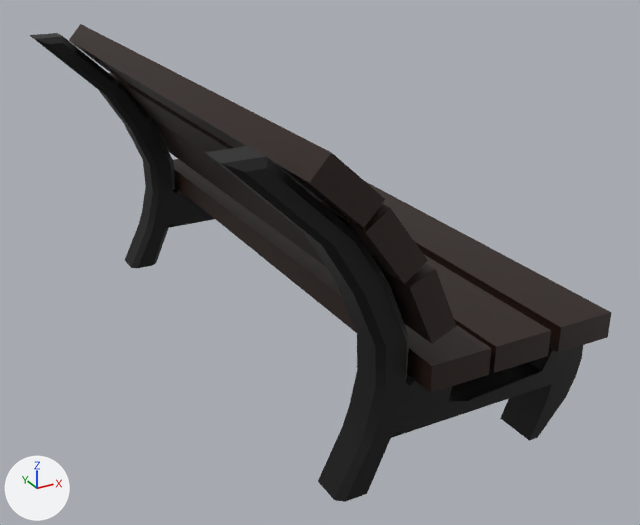
A saved change to the FBX model creativejam/Content/Geometry/FBX/SM_Bench.fbx.
One viewpoint serves both versions: a 50 mm camera at (-2.81, -4.74, 2.92) aimed at (-0.28, -0.14, 0.62). Arrows for +X, +Y and +Z are at lower left; the lights stay in place. Objects named as collision shapes, trigger or cutter boxes, shadow casters or lower levels of detail are left out. Where no turn or scale is listed for an object, it has been applied to the vertices.

Objects in the first picture: 'SM_Bench'.
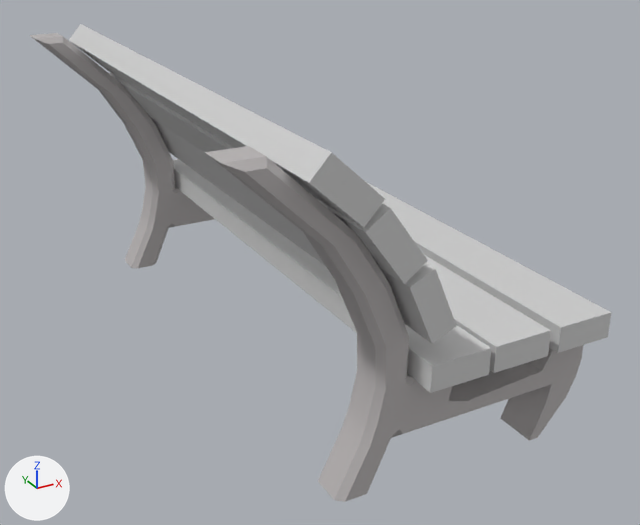
What changed in the scene script:
```text
Add mat_materiel1:
    mat_materiel1 = principled_material('Materiel1')
    mat_materiel1.base_color = (0.635, 0.635, 0.635)  # light grey #d1d1d1
Add mat_material2:
    mat_material2 = principled_material('Material2')
    mat_material2.base_color = (0.5, 0.474, 0.474)  # grey #bcb7b7
Change me_mesh:
    where me_mesh.from_pydata(...)  # 258 vertices, 220 faces; spans x -1.07..1.07, y -1.88..1.88, z -0.96..0.96
    used by ob_sm_bench; location = (-0.459, 0.121, 0.939)
    me_mesh part 1: all 36 faces that had it switch from mat_lambert3 (black #231006) to mat_materiel1 (light grey #d1d1d1)
    me_mesh part 2: all 184 faces that had it switch from mat_lambert4 (black #000000) to mat_material2 (grey #bcb7b7)
```

Boxes (x1, y1, x2, y2) around the edits, measured in the pictures (640 x 525 px):
part 1 of me_mesh, recoloured (black to grey)
    both: (69, 24, 611, 393)
part 2 of me_mesh, recoloured (black to grey)
    both: (30, 33, 583, 502)
